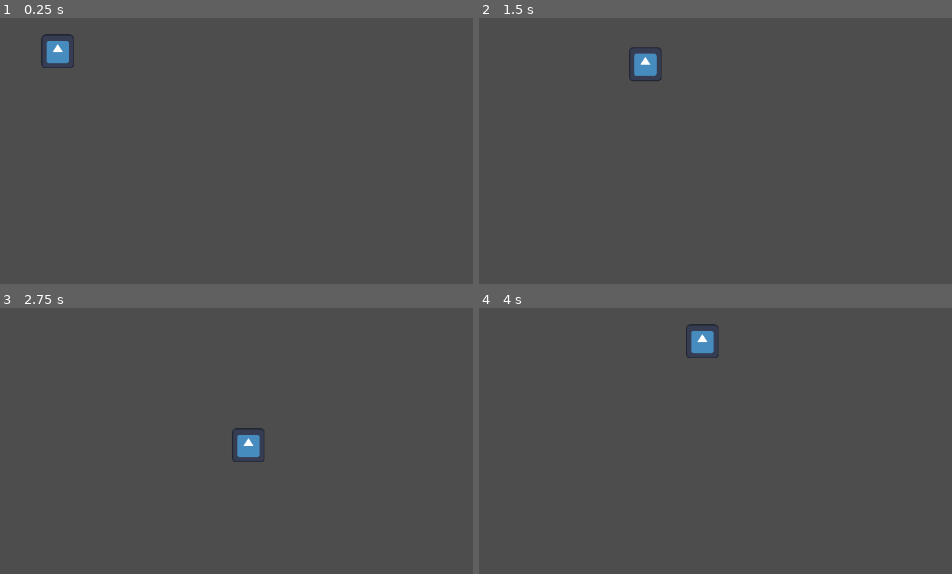
Above: before the commit, frames 1-4 (two rows, left to right).
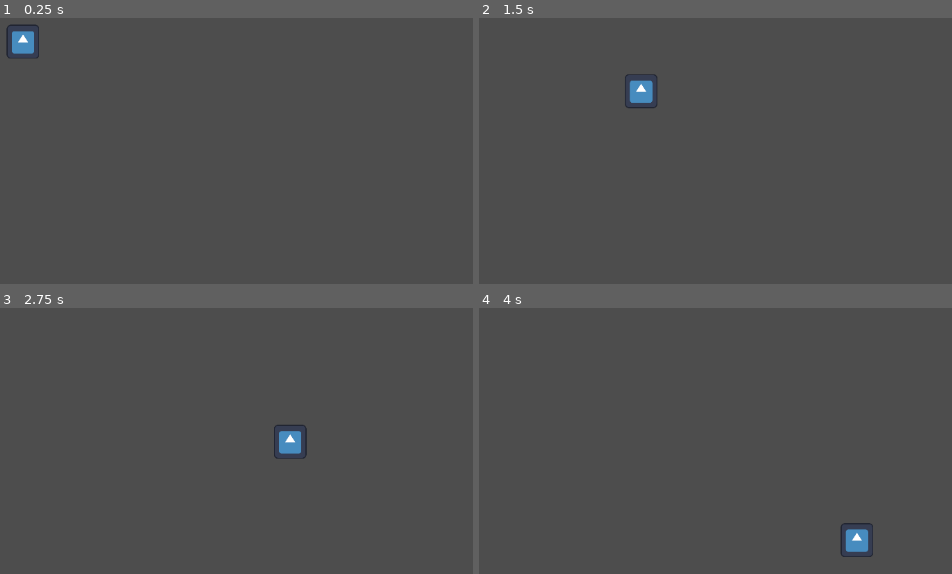
Above: after the commit, the same moments.

Repository: regularuseless/Hackyeah2025
Game: Godot game, scene res://Scenes/TestMovement.tscn
The game is run twice, just before and just after one commit, with the same random seed, the same clock (stepped at 60 frames per second) and the same inputs. This scene is started directly instead of the project's main scene. The engine's default icon, where the game draws it, is replaced by a stand-in: a white triangle on a blue panel in a dark square.
Inputs (mouse positions are in pixels of both pictures, inside the frame that each line leads up to):
- Up to frame 1 (0.25 s): no input
- Up to frame 2 (1.5 s): tap Enter at 0.5 s; move the mouse to (outside the picture) at 0.52 s; hold D (move_right) 0.53-1.28 s; hold Shift (sprint, bound only after the commit) 0.53-1.28 s; click (outside the picture) at 0.67 s; move the mouse to (672, 241) at 1.27 s; hold S (move_down) from 1.28 s (still down); tap Shift (sprint, bound only after the commit) at 1.35 s; click (672, 241) at 1.42 s
- Up to frame 3 (2.75 s): move the mouse to (430, 409) at 2.02 s; release S (move_down) at 2.03 s; hold D (move_right) from 2.03 s (still down); hold Shift (sprint, bound only after the commit) from 2.03 s (still down); click (430, 409) at 2.17 s
- Up to frame 4 (4 s): move the mouse to (outside the picture) at 2.77 s; release D (move_right) at 2.78 s; release Shift (sprint, bound only after the commit) at 2.78 s; hold W (move_up) 2.78-3.53 s; tap Shift (sprint, bound only after the commit) at 2.85 s; click (outside the picture) at 2.92 s; move the mouse to (outside the picture) at 3.52 s; hold A (move_left) from 3.53 s (still down); hold Shift (sprint, bound only after the commit) from 3.53 s (still down); click (outside the picture) at 3.67 s

The runs differ from the first frame. In frame 1, 1.1% of the frame differs, in the area x 1-16%, y 2-19%; in frame 2, 1.1%; in frame 3, 1.1%; in frame 4, 1.1%, in the area x 43-84%, y 6-94%.

Commit message:
changed wasd movement into point and click

Diff:
--- a/don't-blink/Resources/Scripts/player_movement.gd
+++ b/don't-blink/Resources/Scripts/player_movement.gd
@@ -1,35 +1,60 @@
+# Player.gd
 extends CharacterBody2D
 
-@export var max_speed := 200.0
-@export var acceleration := 1200.0
-@export var friction := 1200.0
-var _last_dir := "down"
+
+@export var walk_speed := 160.0
+@export var sprint_multiplier := 1.8
+@export var stop_radius := 2.0  # odległość, przy której uznajemy, że doszliśmy
+
+# --- Stamina ---
+@export var stamina_max := 100.0
+@export var stamina_drain := 30.0      # ile staminy/sek. spala sprint
+@export var stamina_regen := 20.0      # ile staminy/sek. wraca, gdy NIE sprintujemy
+@export var stamina_regen_delay := 0.5 # po ilu sekundach od sprintu zaczyna się regen
+
+var stamina := 100.0
+var _time_since_sprint := 9999.0
+
+# --- Cel ruchu wyznaczany kliknięciem ---
+var _has_target := false
+var _target := Vector2.ZERO
+
+func _ready() -> void:
+	stamina = stamina_max
+
+func _unhandled_input(event: InputEvent) -> void:
+	# LPM: ustaw nowy cel marszu
+	if event is InputEventMouseButton and event.button_index == MOUSE_BUTTON_LEFT and event.pressed:
+		_target = get_global_mouse_position()
+		_has_target = true
 
 func _physics_process(delta: float) -> void:
-	var input_dir := Input.get_vector("move_left","move_right","move_up","move_down")
-	var target_vel := input_dir * max_speed
+	var sprinting := false
+	var speed := walk_speed
 
-	if input_dir != Vector2.ZERO:
-		velocity = velocity.move_toward(target_vel, acceleration * delta)
+	if _has_target:
+		var to_target := _target - global_position
+		if to_target.length() <= stop_radius:
+			_has_target = false
+			velocity = Vector2.ZERO
+		else:
+			var dir := to_target.normalized()
+			# Sprint tylko gdy trzymasz "sprint" i masz staminy > 0
+			if Input.is_action_pressed("sprint") and stamina > 0.1:
+				sprinting = true
+				speed *= sprint_multiplier
+				stamina = max(0.0, stamina - stamina_drain * delta)
+				_time_since_sprint = 0.0
+
+			velocity = dir * speed
+			move_and_slide()
 	else:
-		velocity = velocity.move_toward(Vector2.ZERO, friction * delta)
+		velocity = Vector2.ZERO
 
-	move_and_slide()
-	_update_anim(input_dir)
-
-func _update_anim(input_dir: Vector2) -> void:
-	if not has_node("AnimatedSprite2D"):
-		return
-	var anim := $"AnimatedSprite2D"
-	if input_dir == Vector2.ZERO:
-		anim.play("idle_" + _last_dir)
-		return
-
-	var dir := "down"
-	if abs(input_dir.x) > abs(input_dir.y):
-		dir = "right" if input_dir.x > 0 else "left"
+	# Regen staminy z opóźnieniem po sprintowaniu
+	if sprinting:
+		_time_since_sprint = 0.0
 	else:
-		dir = "down" if input_dir.y > 0 else "up"
-
-	_last_dir = dir
-	anim.play("walk_" + dir)
+		_time_since_sprint += delta
+		if _time_since_sprint >= stamina_regen_delay:
+			stamina = min(stamina_max, stamina + stamina_regen * delta)
--- a/don't-blink/Scenes/TestMovement.tscn
+++ b/don't-blink/Scenes/TestMovement.tscn
@@ -8,13 +8,13 @@
 [node name="TestMovement" type="Node2D"]
 
 [node name="Player" type="CharacterBody2D" parent="."]
+position = Vector2(101, 69)
 script = ExtResource("1_nn3yo")
 
 [node name="CollisionShape2D" type="CollisionShape2D" parent="Player"]
-position = Vector2(151, 84)
 shape = SubResource("CapsuleShape2D_itu5c")
 
 [node name="Sprite2D" type="Sprite2D" parent="Player/CollisionShape2D"]
-position = Vector2(-3.8146973e-06, -1)
+position = Vector2(3.8146973e-06, 0)
 scale = Vector2(0.3671875, 0.3828125)
 texture = ExtResource("2_itu5c")
--- a/don't-blink/project.godot
+++ b/don't-blink/project.godot
@@ -44,3 +44,8 @@
 "events": [Object(InputEventKey,"resource_local_to_scene":false,"resource_name":"","device":-1,"window_id":0,"alt_press …(191 unchanged characters)…
 ]
 }
+sprint={
+"deadzone": 0.2,
+"events": [Object(InputEventKey,"resource_local_to_scene":false,"resource_name":"","device":-1,"window_id":0,"alt_pressed":false,"shift_pressed":false,"ctrl_pressed":false,"meta_pressed":false,"pressed":false,"keycode":0,"physical_keycode":4194325,"key_label":0,"unicode":0,"location":0,"echo":false,"script":null)
+]
+}
Not shown: 1 places in don't-blink/Scenes/TestMovement.tscn that only renumber resources
